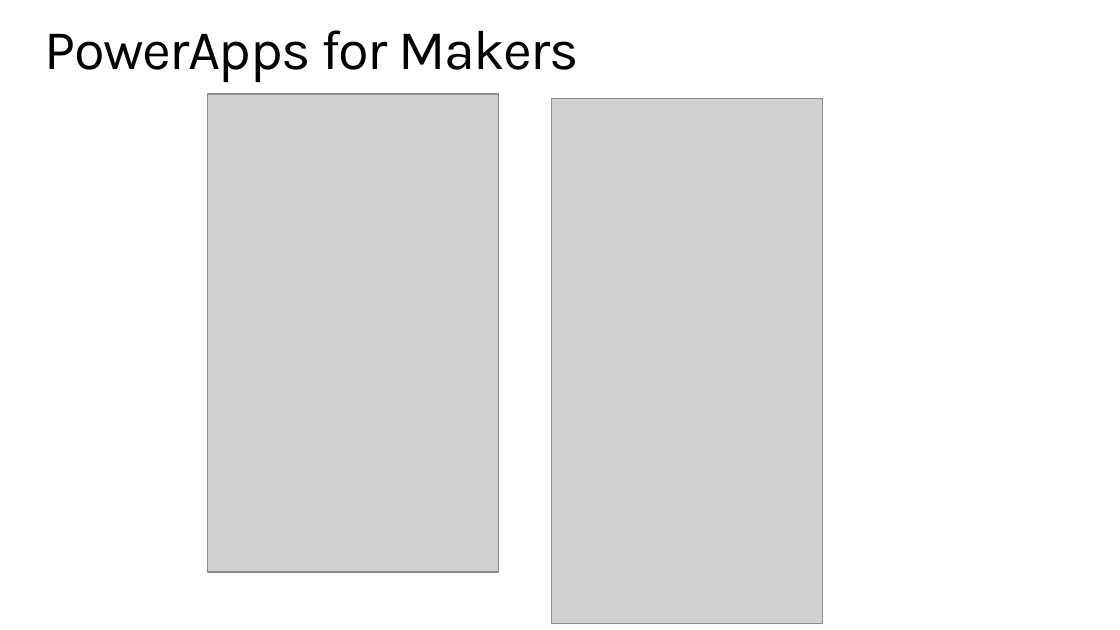
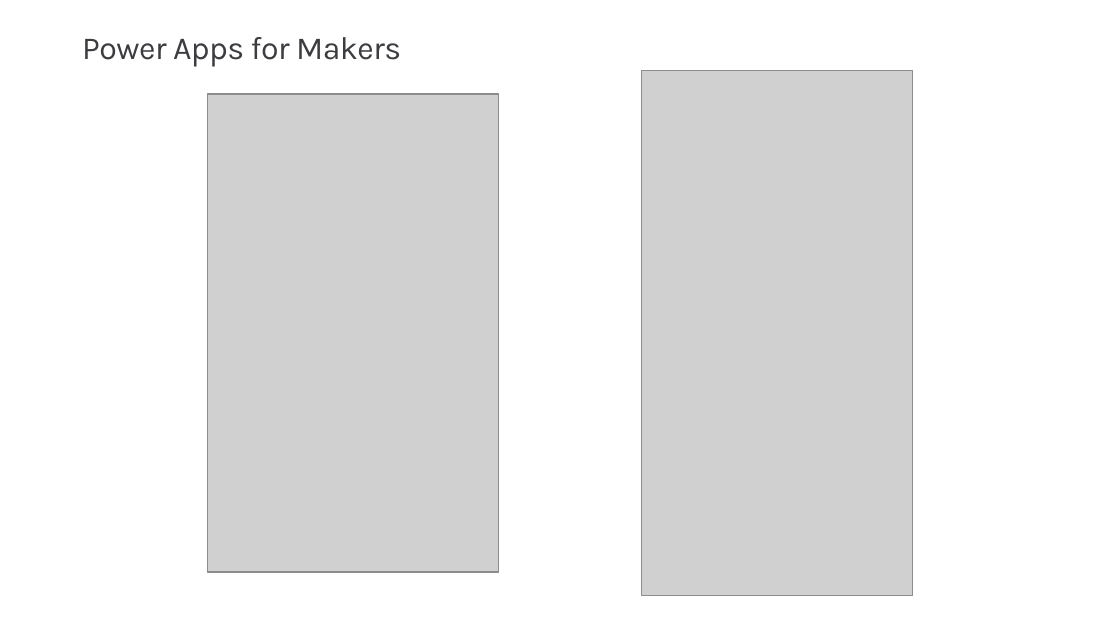
Before and after one commit to microsoft/powerapps-tools, a slide deck: slide 17 of Administration/AdminInADay/PPTs/03 Automation.pptx. Drawn at 1120x630 pixels with LibreOffice and Linux fonts; fonts in the diff are those of the drawing; grey boxes stand for pictures. Boxes give left, top, right and bottom in pixels: in the first picture for what was removed or moved away, otherwise in the second. Text is boxed around its words. In the diff, an @@ line names an element or a change of style, - is before the commit and + after.

```diff
--- a/Administration/AdminInADay/PPTs/03 Automation.pptx
+++ b/Administration/AdminInADay/PPTs/03 Automation.pptx
@@ title at [82,37,401,67]: text changed; size 36 to 20.6 pt; text colour #000000 to #3C3C41 @@
-PowerApps for Makers
+Power Apps for Makers
@@ picture: place and size @@
-picture at [551,99,822,624]
+picture at [642,71,913,596]
```
Also in this commit, not shown: 22 other slides changed, 2 slides added, 2 slides removed, 12 other files.
